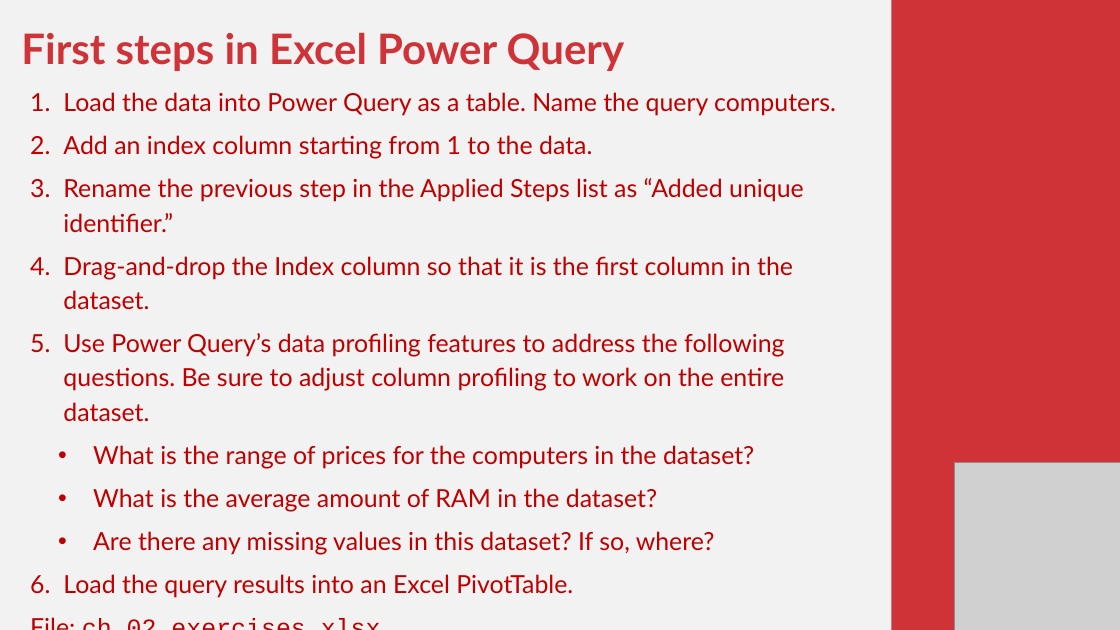
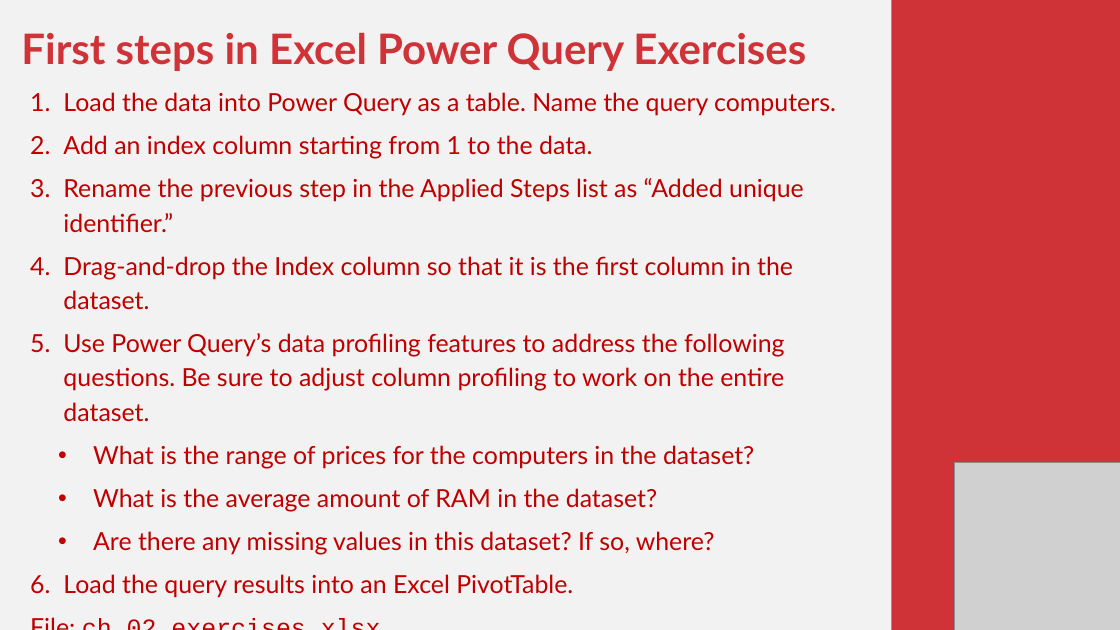
Before and after one commit to stringfestdata/modern-analytics-excel-book, a slide deck: slide 2 of exercises/mdae-exercises-by-chapter.pptx. Drawn at 1120x630 pixels with LibreOffice and Linux fonts; fonts in the diff are those of the drawing; grey boxes stand for pictures. Boxes give left, top, right and bottom in pixels: in the first picture for what was removed or moved away, otherwise in the second. Text is boxed around its words. In the diff, an @@ line names an element or a change of style, - is before the commit and + after.

```diff
--- a/exercises/mdae-exercises-by-chapter.pptx
+++ b/exercises/mdae-exercises-by-chapter.pptx
@@ text at (21,33,806,71): text changed @@
-First steps in Excel Power Query
+First steps in Excel Power Query Exercises
```
Also in this commit, not shown: 9 other slides changed, 1 slide added.
